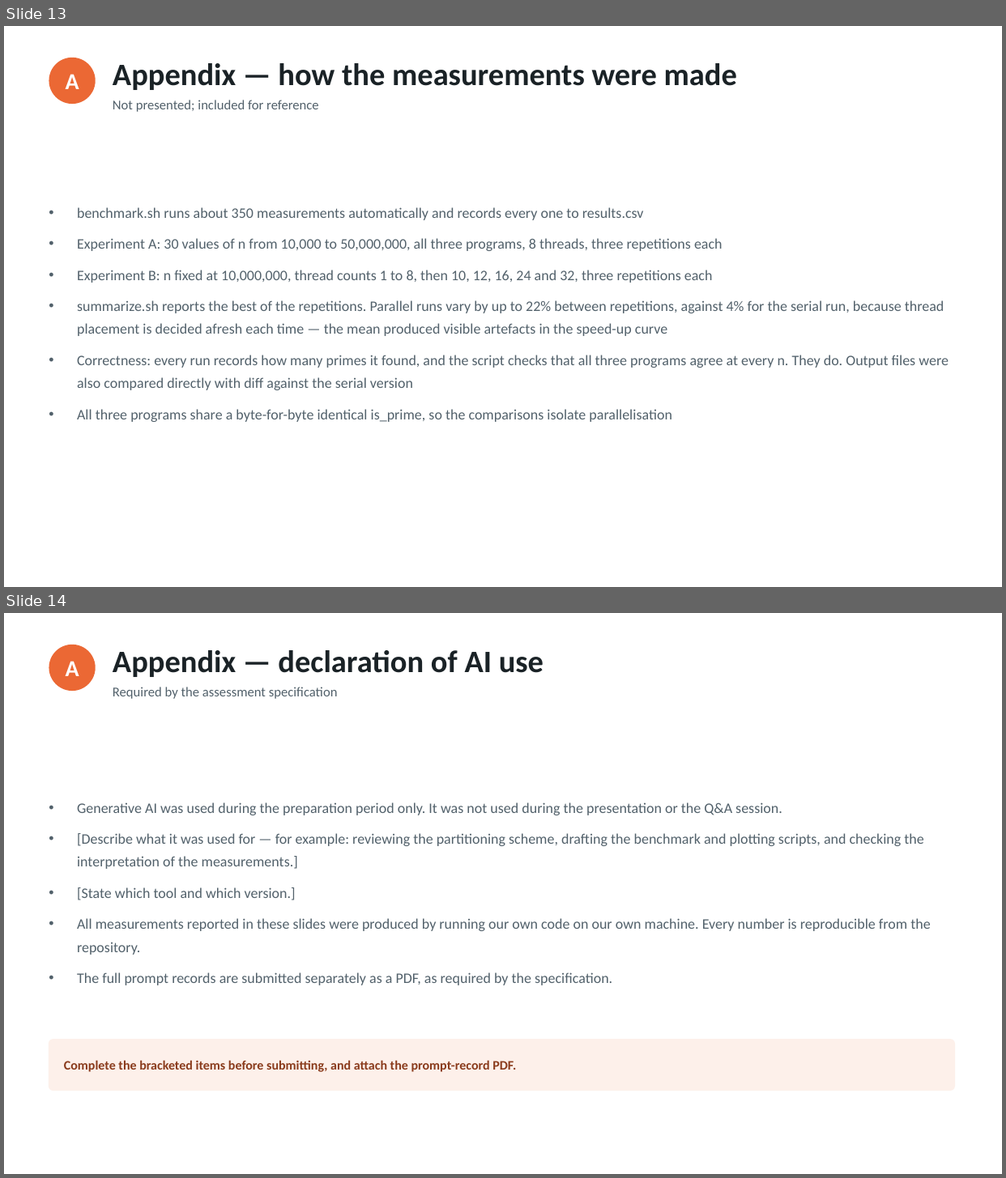
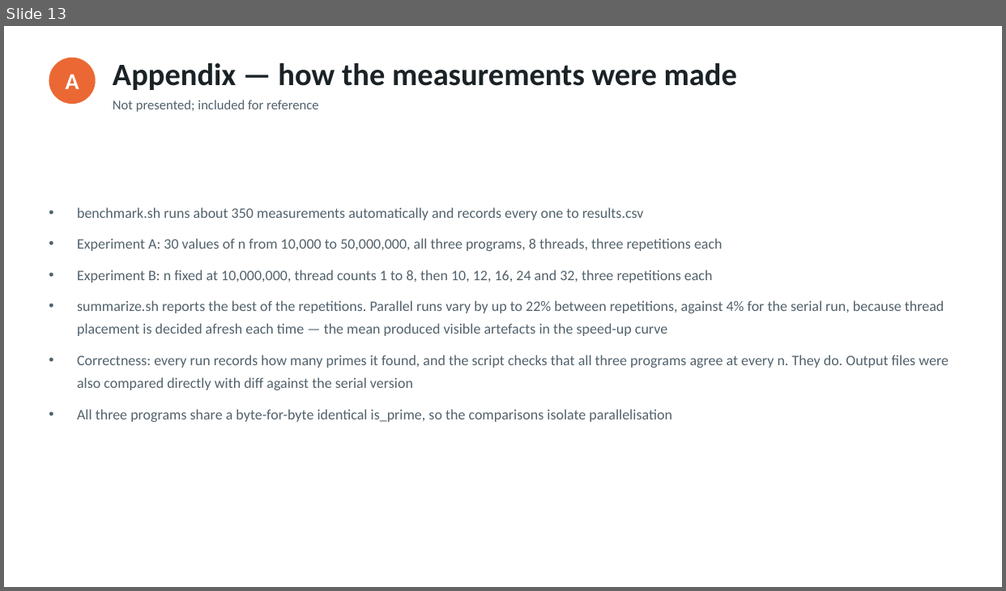
Before and after one commit to Haruto03/fit3143-lab1, a slide deck: FIT3143_Lab1_Presentation.pptx. Shown one above the other, each under a label of ours: slides 13 and 14 before the commit, slide 13 after it. The pictures are 1006x1178 and 1006x591 pixels, drawn with LibreOffice and Linux fonts; fonts in the diff are those of the drawing. Boxes give left, top, right and bottom in pixels: in the first picture for what was removed or moved away, otherwise in the second. Text is boxed around its words. In the diff, an @@ line names an element or a change of style, - is before the commit and + after.

Commit message:
Remove AI declaration slide from deck (declared separately as PDF)

```diff
--- a/FIT3143_Lab1_Presentation.pptx
+++ b/FIT3143_Lab1_Presentation.pptx
@@ slide 14 removed at [4,613,1002,1174], background #FFFFFF @@
@@ ellipse removed at [49,645,96,691] @@
@@ text removed at [66,661,79,676] @@
-A
@@ text removed at [113,650,543,677] @@
-Appendix — declaration of AI use
@@ text removed at [113,687,338,699] @@
-Required by the assessment specification
@@ text removed at [77,803,930,986] @@
-• Generative AI was used during the preparation period only. It was not used during the presentation or the Q&A session.
-• [Describe what it was used for — for example: reviewing the partitioning scheme, drafting the benchmark and plotting scripts, and checking the interpretation of the measurements.]
-• [State which tool and which version.]
-• All measurements reported in these slides were produced by running our own code on our own machine. Every number is reproducible from the repository.
-• The full prompt records are submitted separately as a PDF, as required by the specification.
@@ rounded rectangle removed at [49,1040,955,1091] @@
@@ text removed at [64,1060,516,1072] @@
-Complete the bracketed items before submitting, and attach the prompt-record PDF.
```
Also in this commit, not shown: 1 slide changed.
